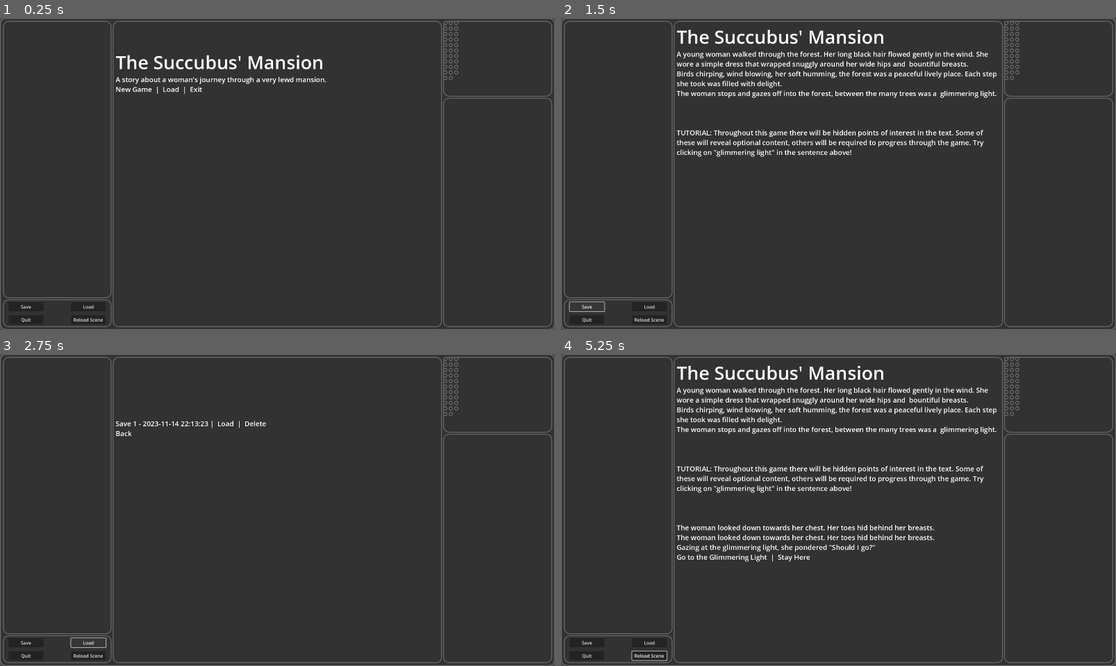
Above: before the commit, frames 1-4 (two rows, left to right).
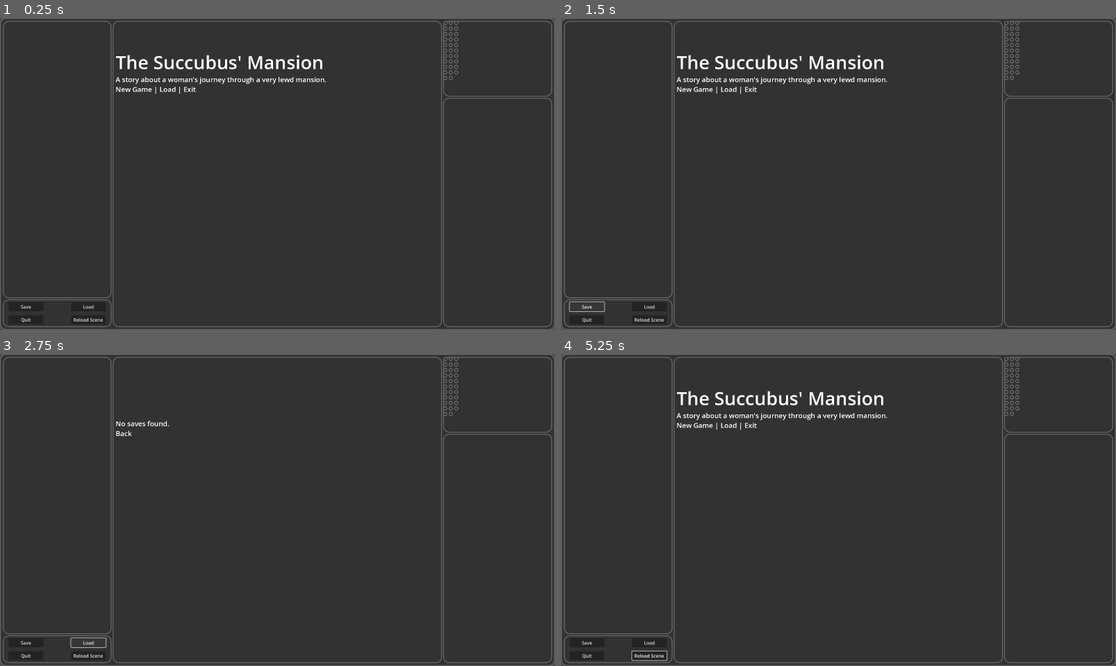
Above: after the commit, the same moments.

Repository: TheSkyIsBlueee/TheSuccubusMansion
Game: Godot game, scene res://UI/view.tscn
Two runs of this game, one before a commit and one after it. Both use one fixed random seed, a clock stepped at 60 frames per second and the inputs below.
Inputs (mouse positions are in pixels of both pictures, inside the frame that each line leads up to):
- Up to frame 1 (0.25 s): no input
- Up to frame 2 (1.5 s): tap Enter at 0.5 s; move the mouse to (888, 80) at 0.52 s; click (888, 80) at 0.67 s; click "Save" at 1.25 s
- Up to frame 3 (2.75 s): click "Load" at 2 s
- Up to frame 4 (5.25 s): click "Reload Scene" at 2.75 s; move the mouse to (927, 400) at 3.52 s; click (927, 400) at 3.67 s; move the mouse to (955, 400) at 4.27 s; click (955, 400) at 4.42 s; move the mouse to (960, 428) at 5.02 s; click (960, 428) at 5.17 s

The runs differ from the first frame. In frame 1, less than 0.1% of the frame differs, in the area x 27-37%, y 22-25%; in frame 2, 4.7%; in frame 3, 0.2%; in frame 4, 6.0%, in the area x 20-79%, y 3-67%.

Commit message:
Fixed additional spaces being added before interactable logs. Simplified \n and space management in PostBoard.post.

Diff:
--- a/utils/PostBoard.gd
+++ b/utils/PostBoard.gd
@@ -11,20 +11,13 @@
 	_postBoard = postBoard;
 
 func post(message: Label):
-	var textPieces = message.text.split("\n", true);
+	var textPieces = message.text.replace("\n", "<newline>\n<newline>").split("<newline>", true);
 
 	var holder = [];
-	var i:int = 1;
-	var length:int = textPieces.size();
 	for piece in textPieces:
-		var spacePieces = piece.split(" ", true);
+		var spacePieces = piece.replace(" ", " <space>").split("<space>", true);
 		for sPiece in spacePieces:
-			sPiece += " ";
 			holder.append(sPiece);
-
-		if i != length:
-			holder.append("\n");
-		i += 1;
 	textPieces = holder;
 
 	for piece in textPieces:
